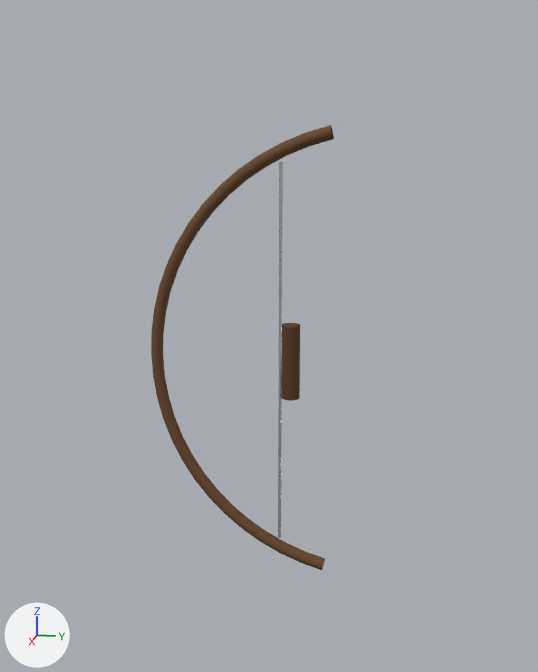
A saved change to the glTF model glb-stitcher/props/bow.glb.
Both versions are drawn from a 50 mm lens placed at (1.315, 0.222, 0.376), pointed at (-0.014, -0.044, 0.044). Lighting does not change. The marker at lower left points along +X, +Y and +Z. The older version comes first. Where no turn or scale is listed for an object, it has been applied to the vertices. Vertices at exactly the same position are counted once.

Before the edit, the objects in view are built like this:
```python
me_mesh_0 = bpy.data.meshes.new('Mesh_0')
me_mesh_0.from_pydata(...)  # 243 vertices, 416 faces; spans x -0.012..0.012, y -0.432..-0.089, z -0.422..0.422
me_mesh_0.materials.append(mat_wood)  # brown #6b4a2b
me_mesh_1 = bpy.data.meshes.new('Mesh_1')
me_mesh_1.from_pydata(...)  # 36 vertices, 64 faces; spans x -0.017..0.017, y -0.017..0.017, z -0.07..0.07
me_mesh_1.materials.append(mat_leather)  # brown #5a3a22
me_mesh_2 = bpy.data.meshes.new('Mesh_2')
me_mesh_2.from_pydata(...)  # 16 vertices, 24 faces; spans x -0.003..0.003, y -0.003..0.003, z -0.36..0.36
me_mesh_2.materials.append(mat_bright)  # white #d8dee6
ob_grip = bpy.data.objects.new('grip', me_mesh_1)
ob_grip.location = (0.0, 0.0, 0.0)
ob_limbs = bpy.data.objects.new('limbs', me_mesh_0)
ob_limbs.location = (0.0, 0.16, 0.0)
ob_string = bpy.data.objects.new('string', me_mesh_2)
ob_string.location = (0.0, -0.02, 0.0)
```
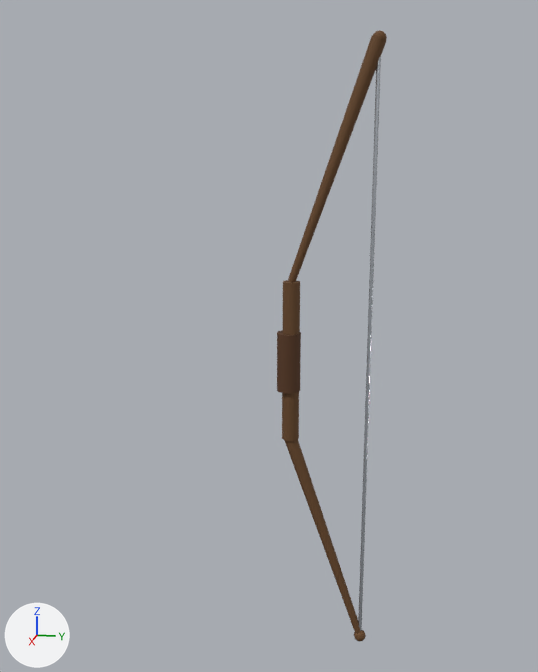
Commit message: Fix bow prop: hold the wooden riser, string clear of the hand

Boxes (x1, y1, x2, y2) around the edits, measured in the pictures (538 x 672 px):
'limbs', deleted: before (151, 125, 334, 570)
'string', moved, rescaled: before (278, 162, 283, 538); after (358, 56, 381, 631)
'limbUp', added: after (287, 36, 386, 282)
'limbDn', added: after (284, 440, 361, 633)
'grip', rescaled (32% wider, 19% shorter): before (282, 323, 300, 401); after (277, 331, 301, 394)
'riser', added (brown): after (282, 280, 300, 441)
'nockDn', added: after (354, 630, 366, 642)
'nockUp', added: after (373, 30, 387, 40)

The change in detail:
me_mesh_1 is used by ob_grip; location (0.0, 0.0, 0.0).
me_mesh_1 had 36 vertices, 64 faces and spanned x -0.017..0.017, y -0.017..0.017, z -0.07..0.07.
me_mesh_1 now has 36 vertices, 64 faces and spans x -0.022..0.022, y -0.022..0.022, z -0.055..0.055.
me_mesh_1 part 1: the whole mesh is scaled about its middle by (1.29, 1.29, 0.786).
me_mesh_2 is used by ob_string; location (0.0, -0.02, 0.0).
me_mesh_2 had 16 vertices, 24 faces and spanned x -0.003..0.003, y -0.003..0.003, z -0.36..0.36.
me_mesh_2 now has 16 vertices, 24 faces and spans x -0.003..0.003, y -0.004..0.004, z -0.558..0.558.
me_mesh_2 part 2: the whole mesh is scaled about its middle by (1.17, 1.17, 1.55).
Mesh me_mesh_5 is new.
It has 54 vertices, 80 faces and spans x -0.012..0.012, y -0.012..0.012, z -0.012..0.012.
It uses material mat_wood (brown #6b4a2b).
Mesh me_mesh_3 is new.
It has 24 vertices, 40 faces and spans x -0.012..0.012, y -0.085..0.079, z -0.21..0.212.
It uses material mat_wood (brown #6b4a2b).
Mesh me_mesh_2_1 is new.
It has 24 vertices, 40 faces and spans x -0.012..0.012, y -0.079..0.085, z -0.21..0.212.
It uses material mat_wood (brown #6b4a2b).
Mesh me_mesh_0_1 is new.
It has 36 vertices, 64 faces and spans x -0.016..0.016, y -0.016..0.016, z -0.15..0.15.
It uses material mat_wood (brown #6b4a2b).
Object 'limbs' (ob_limbs) is deleted.
Object 'grip' (ob_grip) moves from (0.0, 0.0, 0.0) to (0.0, -0.004, 0.0).
Object 'string' (ob_string) moves from (0.0, -0.02, 0.0) to (0.0, 0.143, 0.0).
Object 'nockDn' (ob_nockdn) is new; it shows me_mesh_5.
Its location is (0.0, 0.143, -0.558).
Object 'nockUp' (ob_nockup) is new; it shows a copy of me_mesh_5.
Its location is (0.0, 0.143, 0.558).
Object 'limbDn' (ob_limbdn) is new; it shows me_mesh_3.
Its location is (0.0, 0.07, -0.35).
Object 'limbUp' (ob_limbup) is new; it shows me_mesh_2_1.
Its location is (0.0, 0.07, 0.35).
Object 'riser' (ob_riser) is new; it shows me_mesh_0_1.
Its location is (0.0, 0.0, 0.0).
